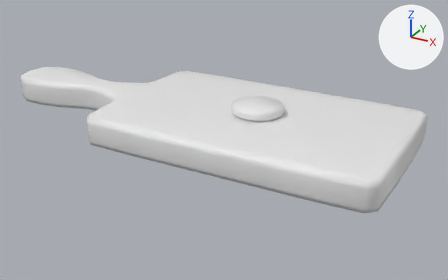
An edit to the FBX model Assets/_main/FBX/MSH_Tabla.fbx, drawn before and after from the same camera.
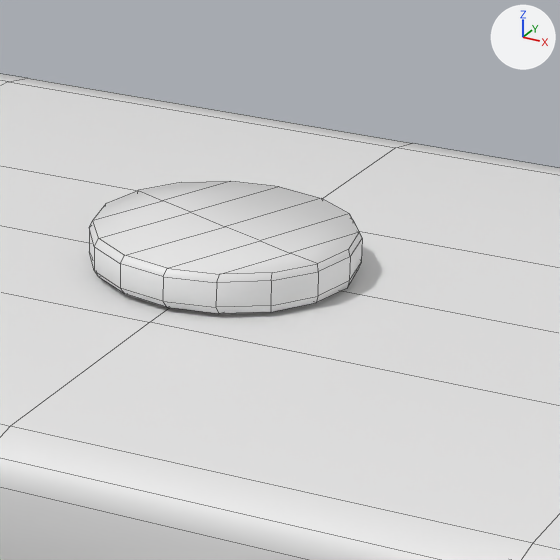
There are two pictures of each version: one whole from a 50 mm camera at (1.562, -3.274, 1.598) aimed at (-0.259, 0.037, -0.057), one close up on the part from 48% to 72% of the width and 22% to 60% of the height. Every picture has the same lights, and +X, +Y and +Z are marked at upper right. The close-ups show mesh edges as thin lines.

In view in the first close-up: 'Tabla'.
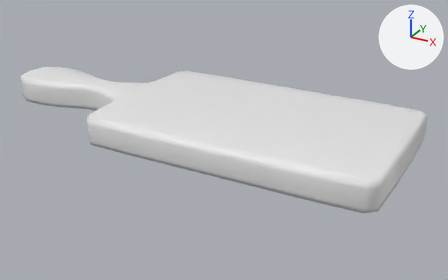
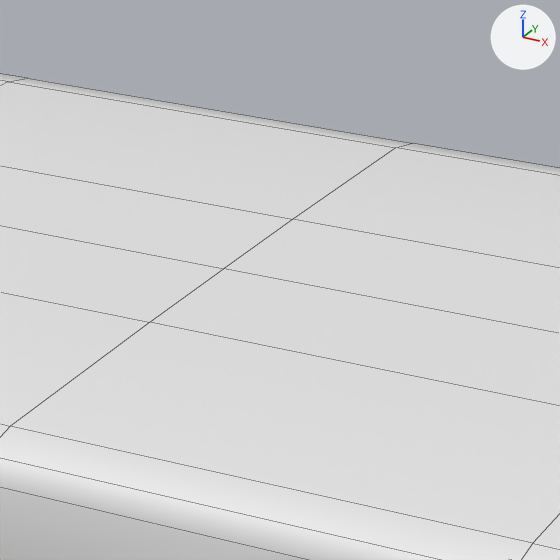
Pixel boxes (x1, y1, x2, y2) of what changed, in the close-ups (560 x 560 px):
part 1 of me_cube_004, deleted: before (89, 181, 362, 314)

What changed in the scene script:
```text
Change me_cube_004:
    where me_cube_004.from_pydata(...)  # 350 vertices, 346 faces; spans x -1.93..0.94, y -0.59..0.59, z 0.0..0.25
    used by ob_tabla; location = (0.0, 0.0, 0.0)
    me_cube_004 part 1: the loose piece of 74 vertices spanning x -0.16..0.16, y -0.16..0.16, z 0.2..0.25 is deleted
    remove me_cube_004.materials.append(mat_mat_limon)  # white #e7e7e7
```
